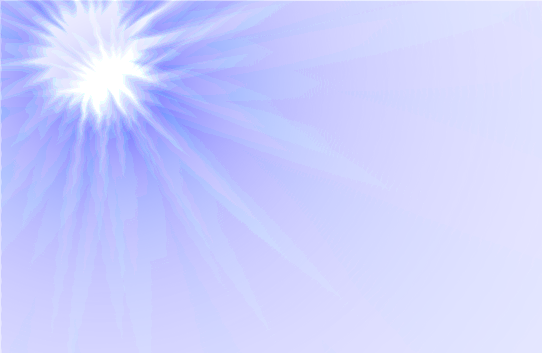
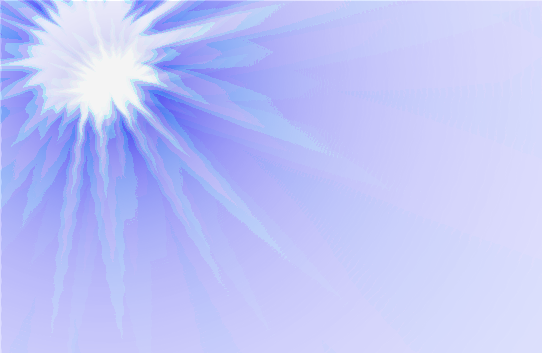
Revision of a layered 542 × 353 image; what changed, layer by layer:
painted on "Layer #2" over [left=0, top=0, right=542, bottom=353]
painted on "Layer #1" over [left=1, top=1, right=542, bottom=353]
